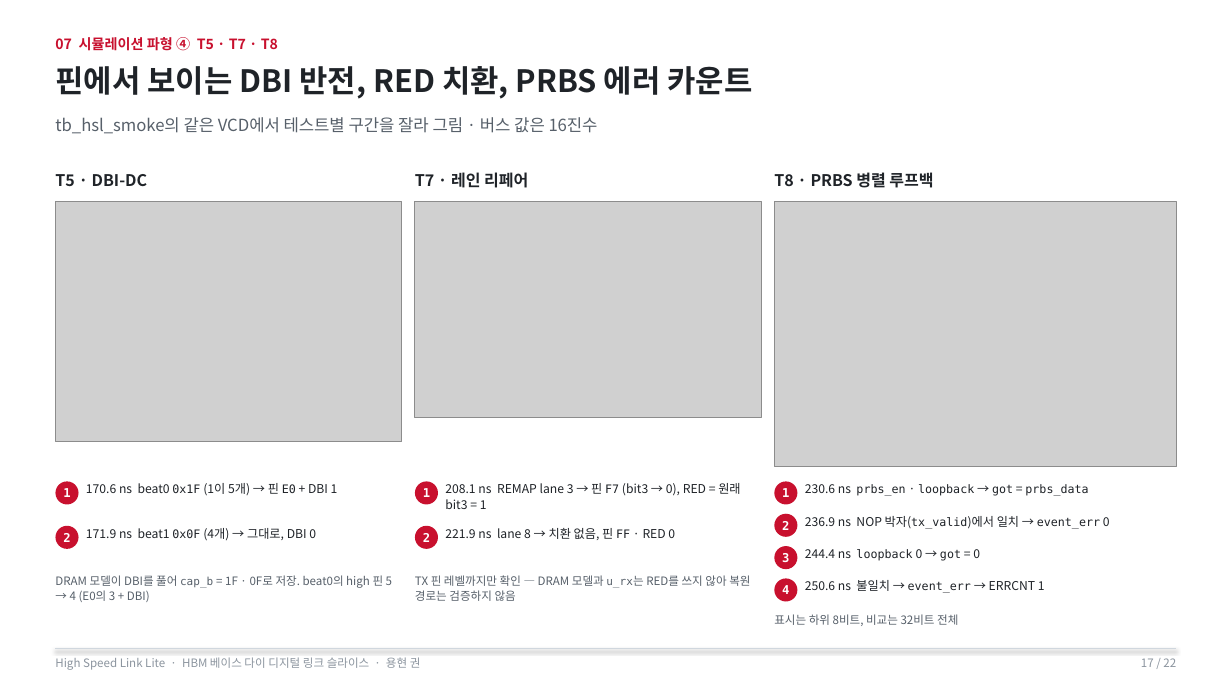
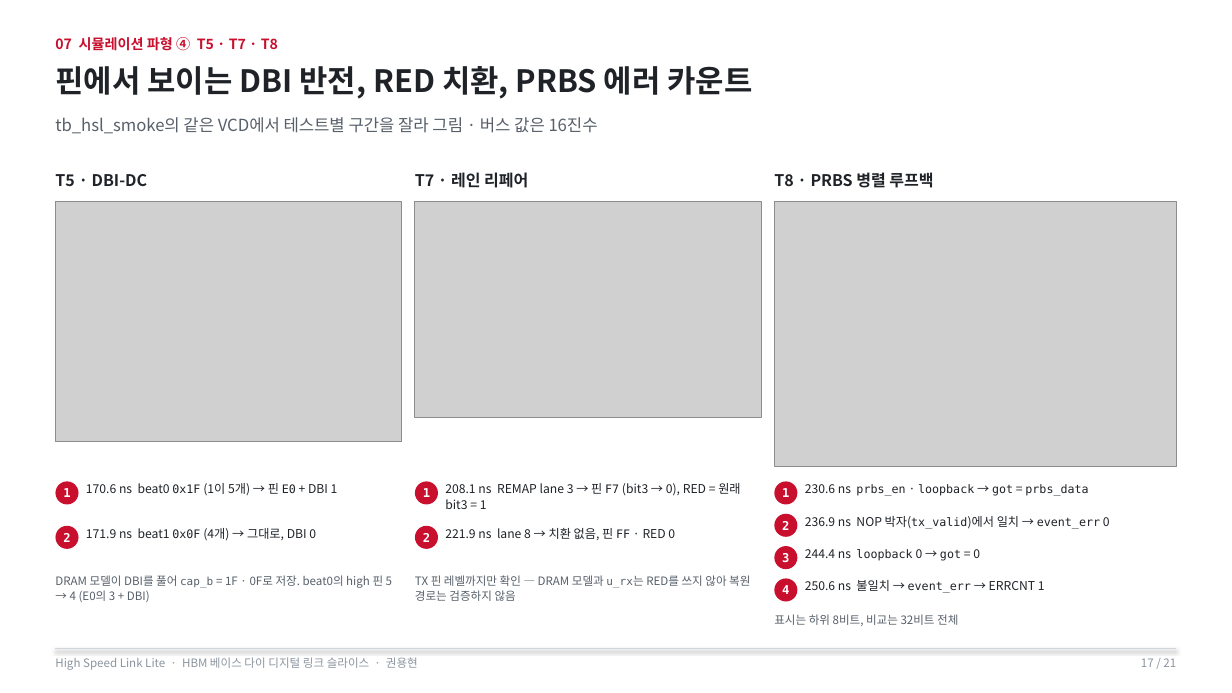
Before and after one commit to yhkwon-git/High_Speed_Link_Lite, a slide deck: slide 17 of portfolio-deck/HighSpeedLinkLite_Portfolio.pptx. Drawn at 1232x693 pixels with LibreOffice and Linux fonts; fonts in the diff are those of the drawing; grey boxes stand for pictures. Boxes give left, top, right and bottom in pixels: in the first picture for what was removed or moved away, otherwise in the second. Text is boxed around its words. In the diff, an @@ line names an element or a change of style, - is before the commit and + after.

```diff
--- a/portfolio-deck/HighSpeedLinkLite_Portfolio.pptx
+++ b/portfolio-deck/HighSpeedLinkLite_Portfolio.pptx
@@ text at bbox=[55, 657, 418, 670]: text changed @@
-High Speed Link Lite · HBM 베이스 다이 디지털 링크 슬라이스 · 용현 권
+High Speed Link Lite · HBM 베이스 다이 디지털 링크 슬라이스 · 권용현
@@ text at bbox=[1141, 658, 1176, 667]: text changed @@
-17 / 22
+17 / 21
```
Also in this commit, not shown: 20 other slides changed, 1 slide removed, 3 other files.
